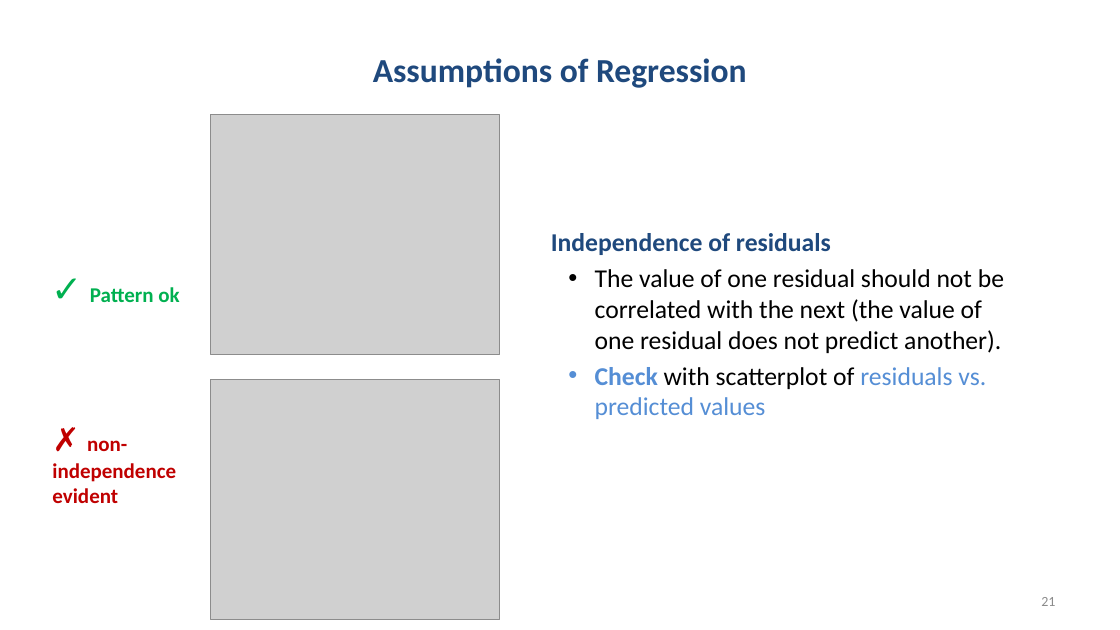
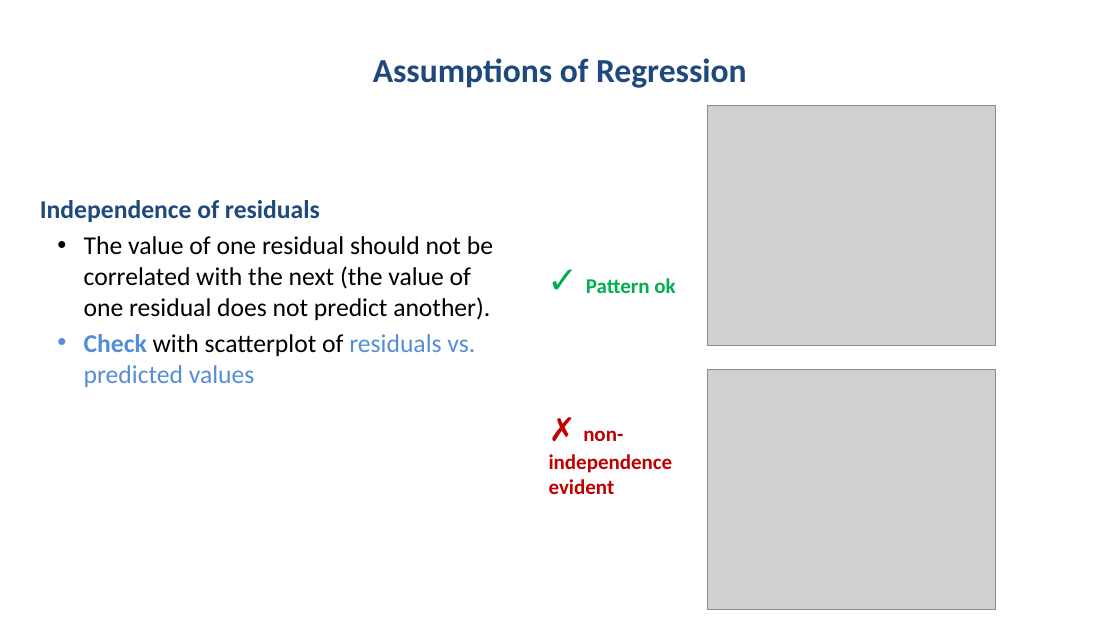
Before and after one commit to chrisjberry/datafluencyCB, a slide deck: slide 21 of docs/slides/PSYC753_L1_SimpleRegression.pptx. Drawn at 1120x630 pixels with LibreOffice and Linux fonts; fonts in the diff are those of the drawing; grey boxes stand for pictures. Boxes give left, top, right and bottom in pixels: in the first picture for what was removed or moved away, otherwise in the second. Text is boxed around its words. In the diff, an @@ line names an element or a change of style, - is before the commit and + after.

```diff
--- a/docs/slides/PSYC753_L1_SimpleRegression.pptx
+++ b/docs/slides/PSYC753_L1_SimpleRegression.pptx
@@ text "Independence of residuals": place and size @@
-text "Independence of residuals" at (551,233,1004,419)
+text "Independence of residuals" at (40,200,493,387)
@@ 2 pictures, 2 texts: place and size @@
-2 pictures, 2 texts at (52,114,500,619)
+2 pictures, 2 texts at (549,105,996,610)
@@ page number removed at (1041,597,1055,606) @@
-21
```
Also in this commit, not shown: 8 other slides changed.
